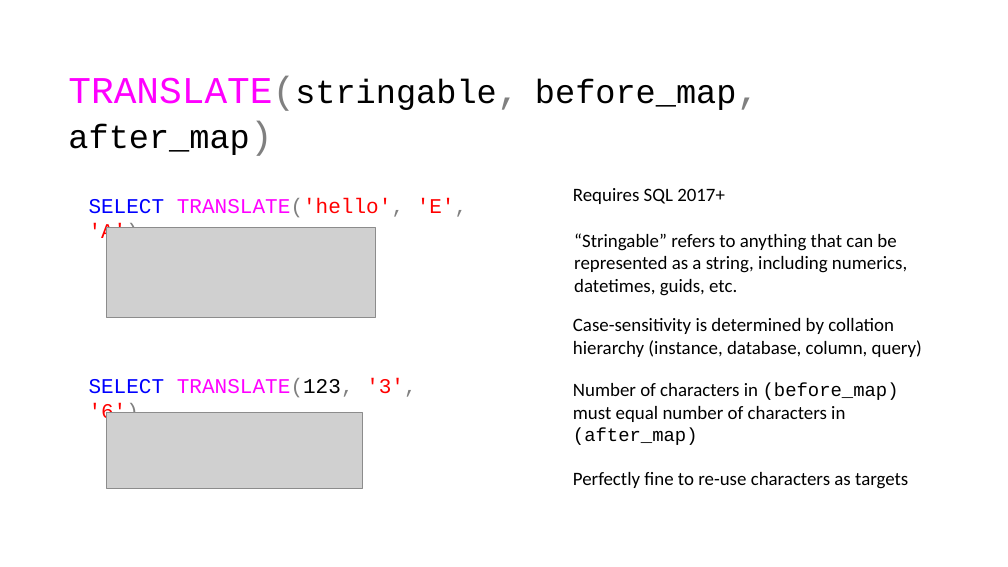
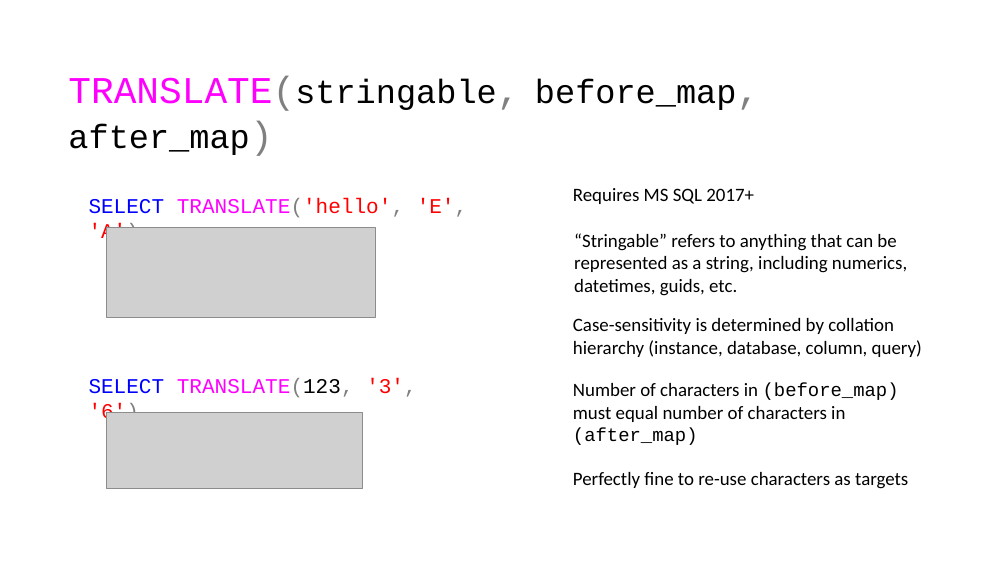
Before and after one commit to jbfoushee/MyPresentations, a slide deck: slide 9 of TSQL_Translate_Operator/TSQL Translate.pptx. Drawn at 1008x567 pixels with LibreOffice and Linux fonts; fonts in the diff are those of the drawing; grey boxes stand for pictures. Boxes give left, top, right and bottom in pixels: in the first picture for what was removed or moved away, otherwise in the second. Text is boxed around its words. In the diff, an @@ line names an element or a change of style, - is before the commit and + after.

```diff
--- a/TSQL_Translate_Operator/TSQL Translate.pptx
+++ b/TSQL_Translate_Operator/TSQL Translate.pptx
@@ text at bbox=[573, 188, 754, 204]: text changed @@
-Requires SQL 2017+
+Requires MS SQL 2017+
```
Also in this commit, not shown: 5 slides removed, 2 other files.
